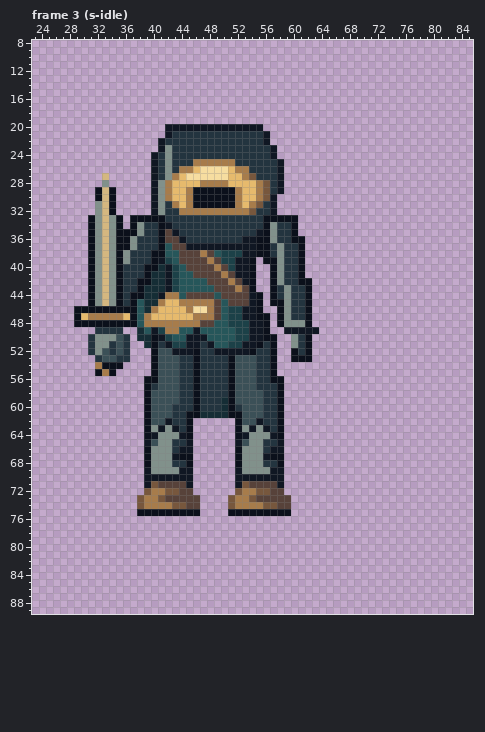
Pixel-art file: art/enemy-abbey-4.aseprite. The picture above was drawn from the file before the commit.
96x96 pixels, 128 frames. Shown: frame 3 (s-idle): x 23..85, y 8..89. The commit also changed other frames, which this record leaves out.
New version:
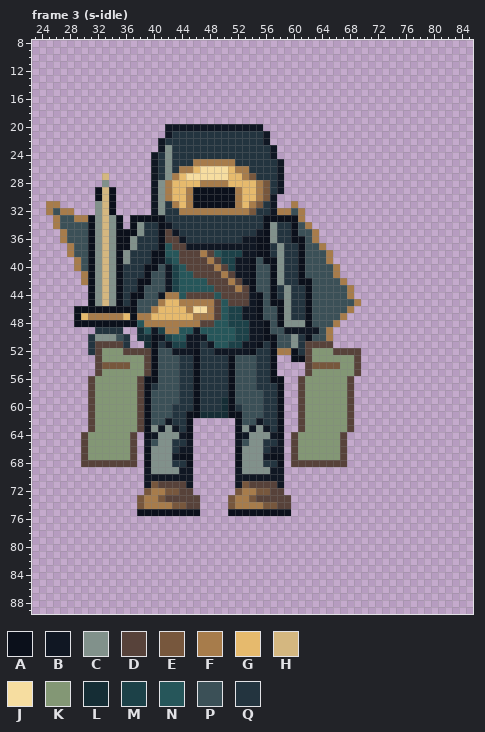
Palette (. is transparent): A #0b101b  B #101723  C #81918b  D #57423a  E #77573d  F #a77c4b  G #e6ba6d  H #d4b780  J #f6dda0  K #839775  L #152d35  M #1c4148  N #26565a  P #3b5057  Q #23343f
From old to new:
Frame 3 (s-idle), layer "ink":
Colour D now appears in row 51 at x 63 to 65; in row 52 at x 37 to 39 and 66 to 69; in row 53 at x 39 and 69; in rows 54 to 55 at x 39, 62 and 69; in rows 56 to 63 at x 31, 38, 61 and 68; in rows 64 to 67 at x 30, 37, 60 and 67.
Colour D now appears in row 68 at x 30 to 37 and 60 to 67.
The author changed colour A to colour D in rows 51 to 53 at x 62; in row 55 at x 32.
The author changed colour C to colour D in row 51 at x 32 to 33; in row 52 at x 32.
The author changed colour F to colour D in row 54 at x 32.
The author changed colour P to colour D in row 51 at x 35.
The author changed colour Q to colour D in row 51 at x 34; in row 52 at x 36; in row 53 at x 32.
Colour E now appears in row 54 at x 36 and 63 to 66.
The author changed colour A to colour E in row 54 at x 33 to 35.
Colour F now appears in row 31 at x 25 to 26 and 60; in row 32 at x 25, 27 to 28, 58 to 59 and 61; in row 33 at x 26, 29 to 30 and 61; in row 34 at x 26 and 62; in rows 35 to 36 at x 27 and 63; in row 37 at x 28 and 64.
Colour F now appears in row 38 at x 28 and 65; in row 39 at x 29 and 65; in row 40 at x 29 and 66; in row 41 at x 30 and 66; in row 42 at x 30 and 67; in rows 43 to 44 at x 68.
Colour F now appears in row 45 at x 69; in row 46 at x 68; in row 47 at x 67; in row 48 at x 66; in rows 49 to 50 at x 65; in row 52 at x 58 to 59.
The author changed colour N to colour F in row 47 at x 38.
Colour K now appears in row 52 at x 63 to 65; in row 53 at x 37 to 38 and 63 to 68; in row 54 at x 37 to 38 and 67 to 68; in row 55 at x 35 to 38 and 63 to 68; in rows 56 to 63 at x 32 to 37 and 62 to 67; in rows 64 to 67 at x 31 to 36 and 61 to 66.
The author changed colour A to colour K in row 55 at x 34.
The author changed colour F to colour K in row 55 at x 33.
The author changed colour P to colour K in row 52 at x 33 and 35; in row 53 at x 33 to 34.
The author changed colour Q to colour K in row 52 at x 34; in row 53 at x 35 to 36.
Colour P now appears in row 32 at x 26 and 60; in row 33 at x 27 to 28; in row 34 at x 27 to 30 and 61; in row 35 at x 28 to 30 and 61 to 62; in row 36 at x 28 to 30 and 62; in row 37 at x 29 to 30 and 62 to 63.
Colour P now appears in row 38 at x 29 to 30 and 62 to 64; in row 39 at x 30, 55 and 62 to 64; in row 40 at x 30, 55 to 56 and 62 to 65; in row 41 at x 55 to 56 and 62 to 65; in row 42 at x 55 to 56 and 63 to 66; in row 43 at x 55 to 56 and 63 to 67.
Colour P now appears in row 44 at x 56 and 63 to 67; in row 45 at x 56 and 63 to 68; in row 46 at x 56 to 57 and 63 to 67; in row 47 at x 57 and 63 to 66; in row 48 at x 57 and 63 to 65; in row 49 at x 57 to 58 and 64.
Colour P now appears in row 50 at x 58 to 59 and 63 to 64; in row 51 at x 58 to 59.
The author changed colour A to colour P in row 47 at x 56.
The author changed colour L to colour P in row 40 at x 41; in rows 41 to 42 at x 40 to 41; in row 43 at x 39 to 41; in rows 44 to 45 at x 39 to 40; in row 46 at x 39.
The author changed colour N to colour P in rows 45 to 46 at x 38.
Changed places in both pictures, as pixel boxes (x1, y1, x2, y2):
changed: (46, 201, 165, 467)
changed: (256, 201, 361, 467)
